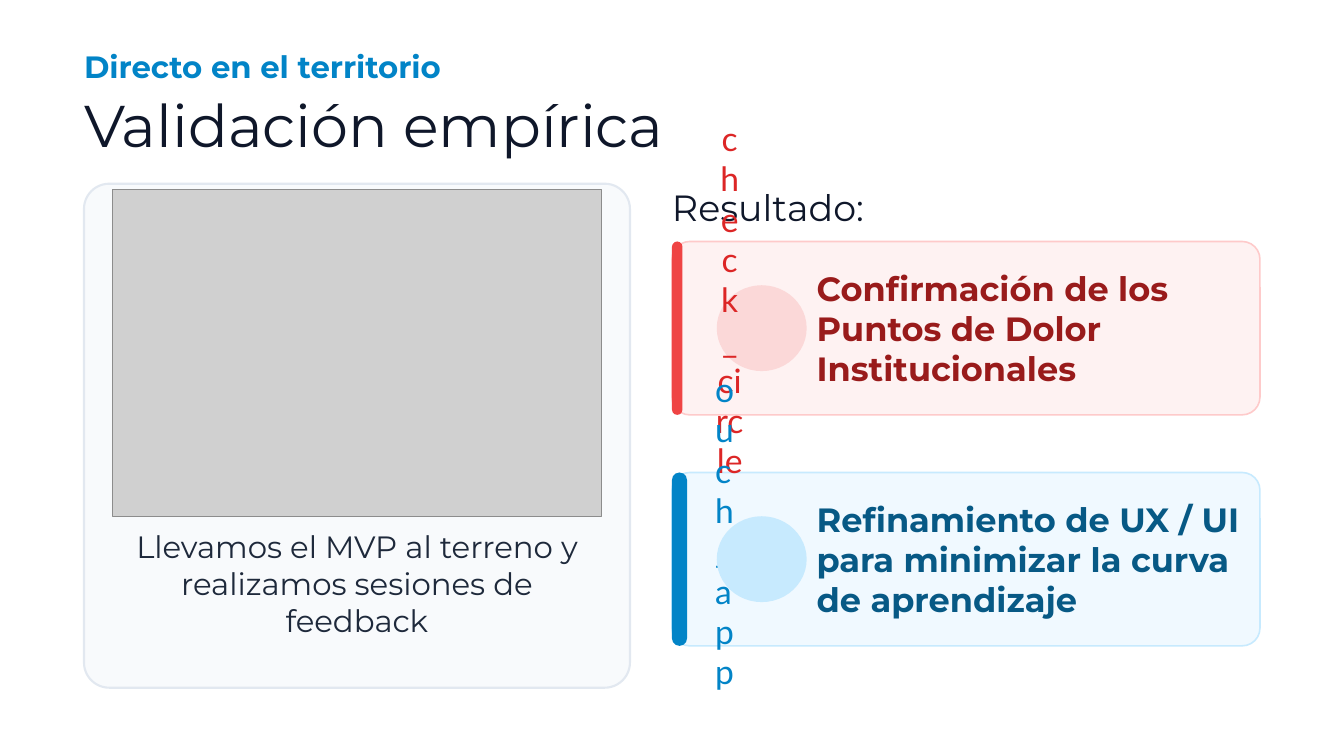
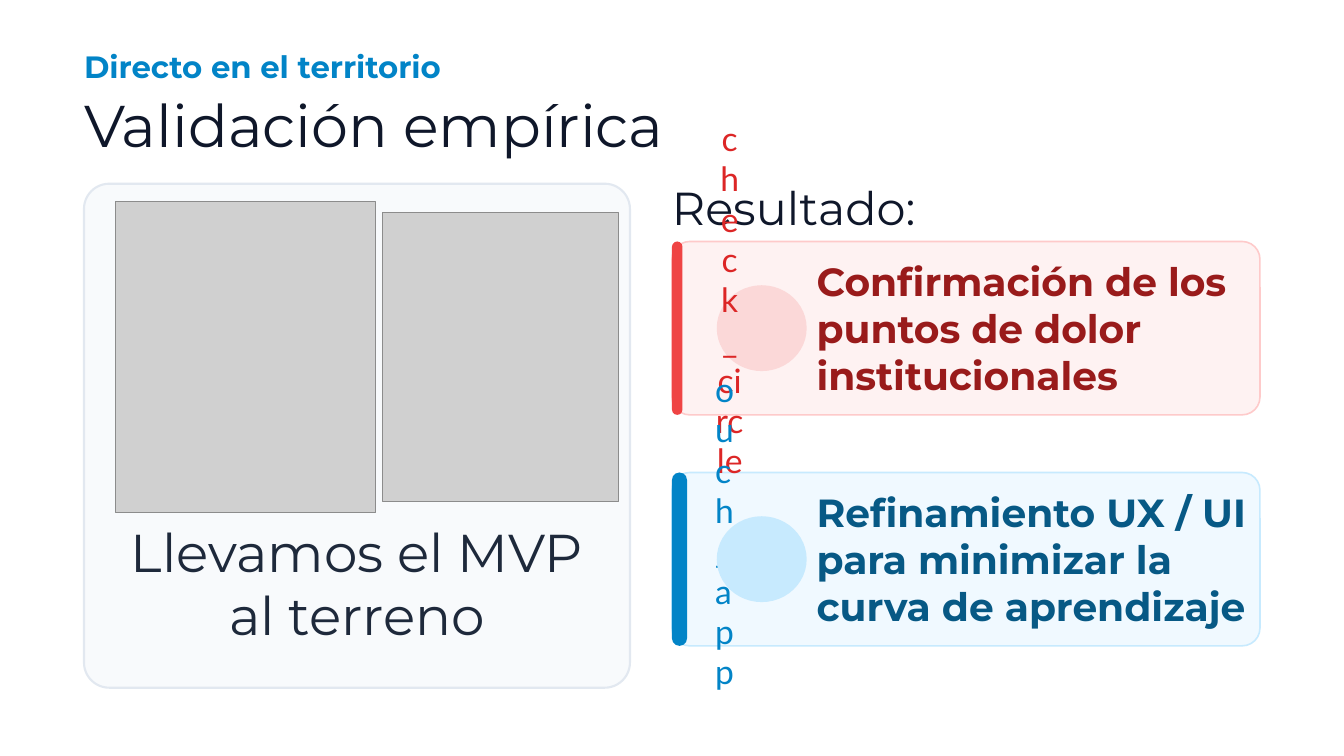
Before and after one commit to TrabajoProfesional-AGGZ/documentacion, a slide deck: slide 10 of entrega_final/defensa/Presentacion_SocioUnido.pptx (slide 9 before the commit). Drawn at 1344x756 pixels with LibreOffice and Linux fonts; fonts in the diff are those of the drawing; grey boxes stand for pictures; background and template pictures are left out. Boxes give left, top, right and bottom in pixels: in the first picture for what was removed or moved away, otherwise in the second. Text is boxed around its words. In the diff, an @@ line names an element or a change of style, - is before the commit and + after.

Commit message:
Subo la presentación con el feedback

```diff
--- a/entrega_final/defensa/Presentacion_SocioUnido.pptx
+++ b/entrega_final/defensa/Presentacion_SocioUnido.pptx
@@ picture: place and size @@
-picture at [113,190,602,516]
+picture at [115,202,376,512]
@@ text "Resultado:" at [672,181,915,233]: size 26 to 33 pt @@
@@ picture added at [383,213,619,502] @@
@@ text at [817,265,1226,391]: text changed; size 24 to 28 pt @@
-Confirmación de los Puntos de Dolor Institucionales
+Confirmación de los puntos de dolor institucionales
@@ text at [817,496,1246,629]: text changed; size 24 to 28 pt @@
-Refinamiento de UX / UI para minimizar la curva de aprendizaje
+Refinamiento UX / UI para minimizar la curva de aprendizaje
@@ text at [131,532,583,636]: text changed; size 22 to 38 pt @@
-Llevamos el MVP al terreno y realizamos sesiones de feedback
+Llevamos el MVP al terreno
```
Also in this commit, not shown: 7 other slides changed, 4 slides added, 3 slides removed, 2 other files.
